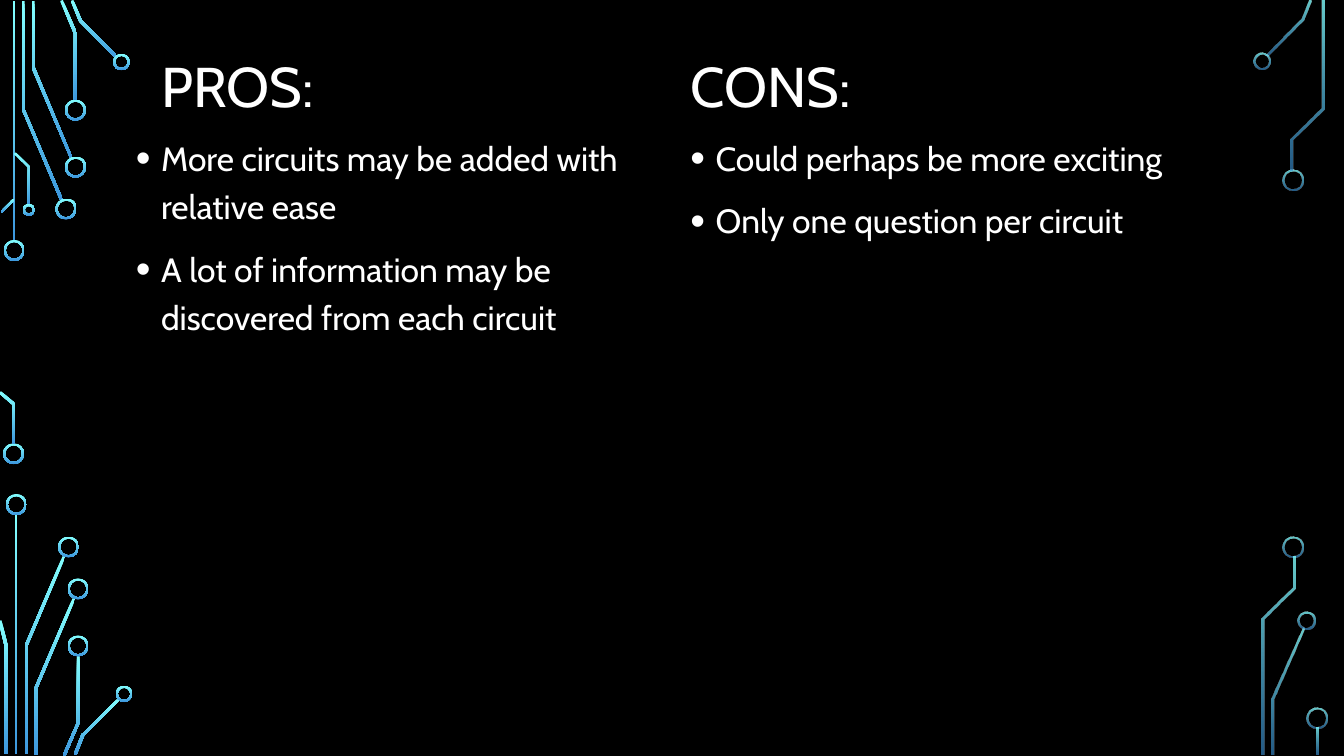
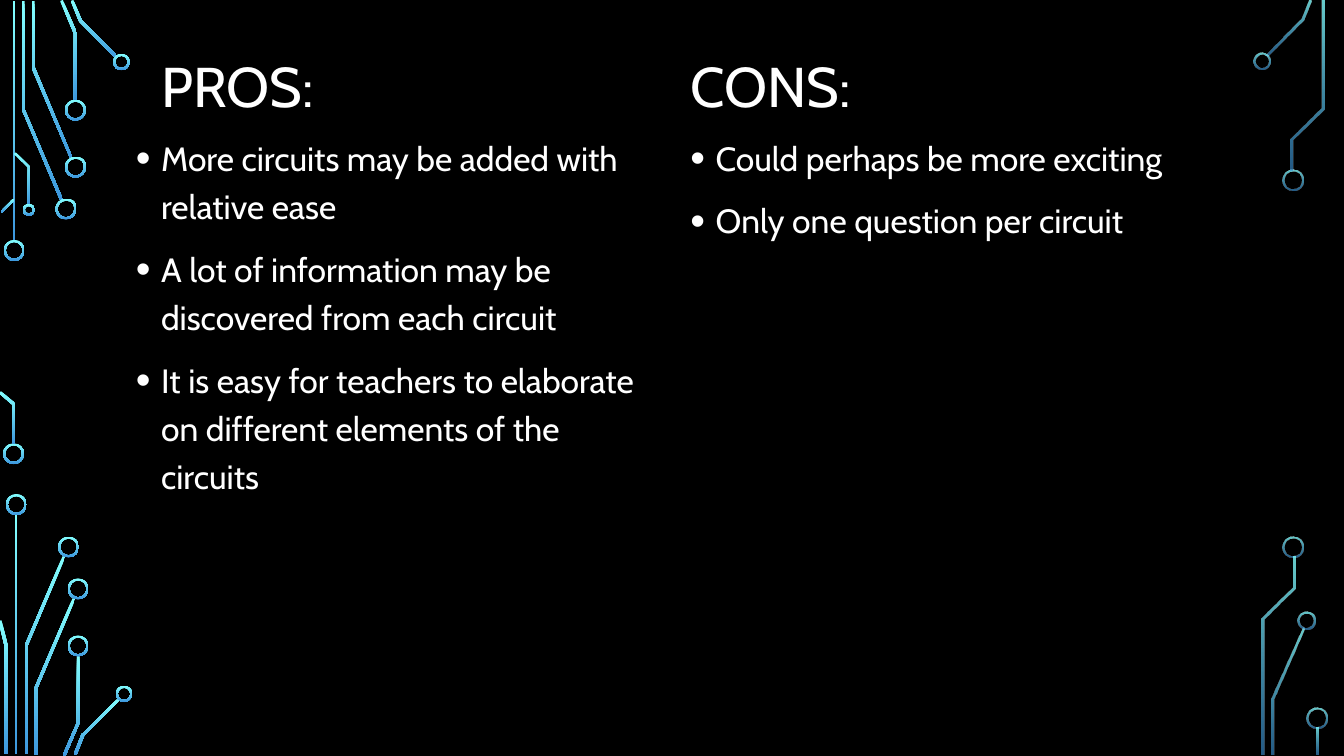
Before and after one commit to wetbug75/MP5, a slide deck: slide 3 of Circuit analysis Lesson Powerpoint.pptx. Drawn at 1344x756 pixels with LibreOffice and Linux fonts; fonts in the diff are those of the drawing; background and template pictures are left out. Boxes give left, top, right and bottom in pixels: in the first picture for what was removed or moved away, otherwise in the second. Text is boxed around its words. In the diff, an @@ line names an element or a change of style, - is before the commit and + after.

```diff
--- a/Circuit analysis Lesson Powerpoint.pptx
+++ b/Circuit analysis Lesson Powerpoint.pptx
@@ text at bbox=[161, 367, 634, 490]: paragraph added @@
+• It is easy for teachers to elaborate on different elements of the circuits
```
Also in this commit, not shown: 5 other files.
